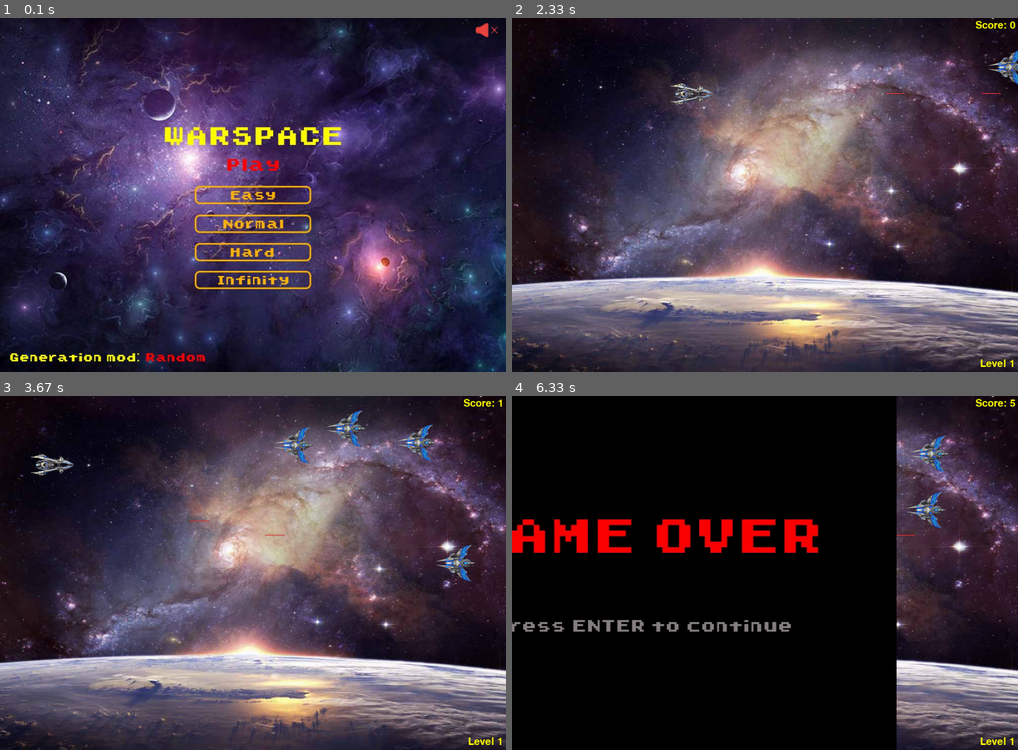
Above: before the commit, frames 1-4 (two rows, left to right).
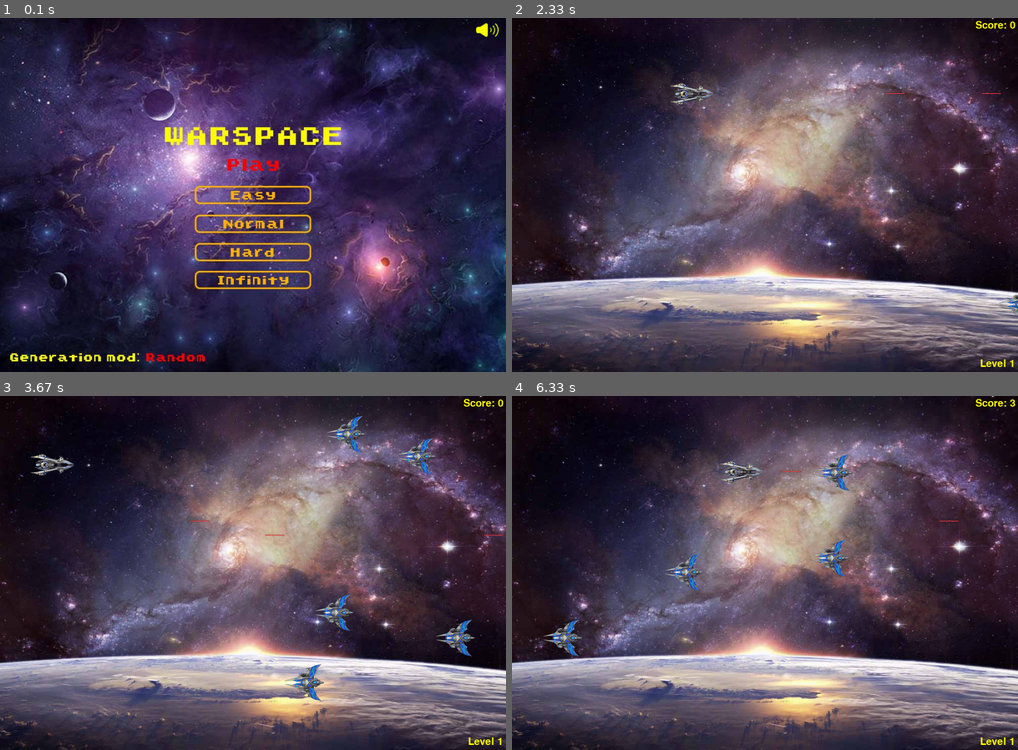
Above: after the commit, the same moments.

Repository: VNCompany/VNG-PYGAME-PROJECT
Game: pygame game, started from main.py
The game is run twice, just before and just after one commit, with the same random seed, the same clock (stepped at 60 frames per second) and the same inputs.
Inputs (mouse positions are in pixels of both pictures, inside the frame that each line leads up to):
- Up to frame 1 (0.1 s): no input
- Up to frame 2 (2.33 s): click (765, 195) at 0.38 s; hold Right 0.67-1.13 s; hold Up 1.17-1.47 s; hold Right 1.5-1.97 s; tap Space at 1.57, 1.87, 2.07 s; hold Left from 2 s (still down)
- Up to frame 3 (3.67 s): tap Space at 2.37, 2.63, 2.97, 3.27, 3.4 s; release Left at 2.53 s; hold Down 2.57-2.87 s; hold Left 2.9-3.3 s; hold Up from 3.33 s (still down)
- Up to frame 4 (6.33 s): release Up at 3.7 s; hold Right 3.73-4.37 s; tap Space at 3.8, 4.1, 4.47, 4.87, 5.17, 5.37, 5.67, 5.87, 6.2 s; hold Down 4.4-4.77 s; hold Left 4.8-5.27 s; hold Right 5.3-5.77 s; hold Up 5.8-6.1 s; hold Right from 6.13 s (still down)

The runs differ from the first frame. In frame 1, 0.1% of the frame differs, in the area x 94-99%, y 1-6%; in frame 2, 0.3%; in frame 3, 2.3%; in frame 4, 70%, in the area x 0-100%, y 0-100%.

Commit message:
#31.1. Fixed bags

Diff:
--- a/characters_generator.py
+++ b/characters_generator.py
@@ -79,7 +79,7 @@
         not_valid = True
         while not_valid:
             x = random.randrange(min_width, width)
-            y = random.randrange(2, 394)
+            y = random.randrange(2, HEIGHT - 104)
             rect = IRect("a", True, x, y, size)
 
             not_valid = False
@@ -105,9 +105,9 @@
 
 
 def characters_generator(count: int, m_probability: float, size: tuple):
-    start_x_pos = HEIGHT + 150
+    start_x_pos = WIDTH + 200
     rows = HEIGHT // size[1]
-    cols = count // rows
+    cols = count // rows * 3
     m_p = int(m_probability * 100)
 
     field = []
--- a/config.ini
+++ b/config.ini
@@ -1,4 +1,4 @@
 [Default]
 fps=60
-sound=0
+sound=1
 generation_mod=0
--- a/main.py
+++ b/main.py
@@ -26,7 +26,7 @@
 
 clock = pygame.time.Clock()
 SCORE = 0
-SCORES = [1, 2, 3, 4, 5, 6, 7, 8, 9]
+SCORES = []
 EVENT_TIMER_INFINITY = pygame.USEREVENT + 1
 EVENT_TIMER_BOSSFIRE = EVENT_TIMER_INFINITY + 1
 
